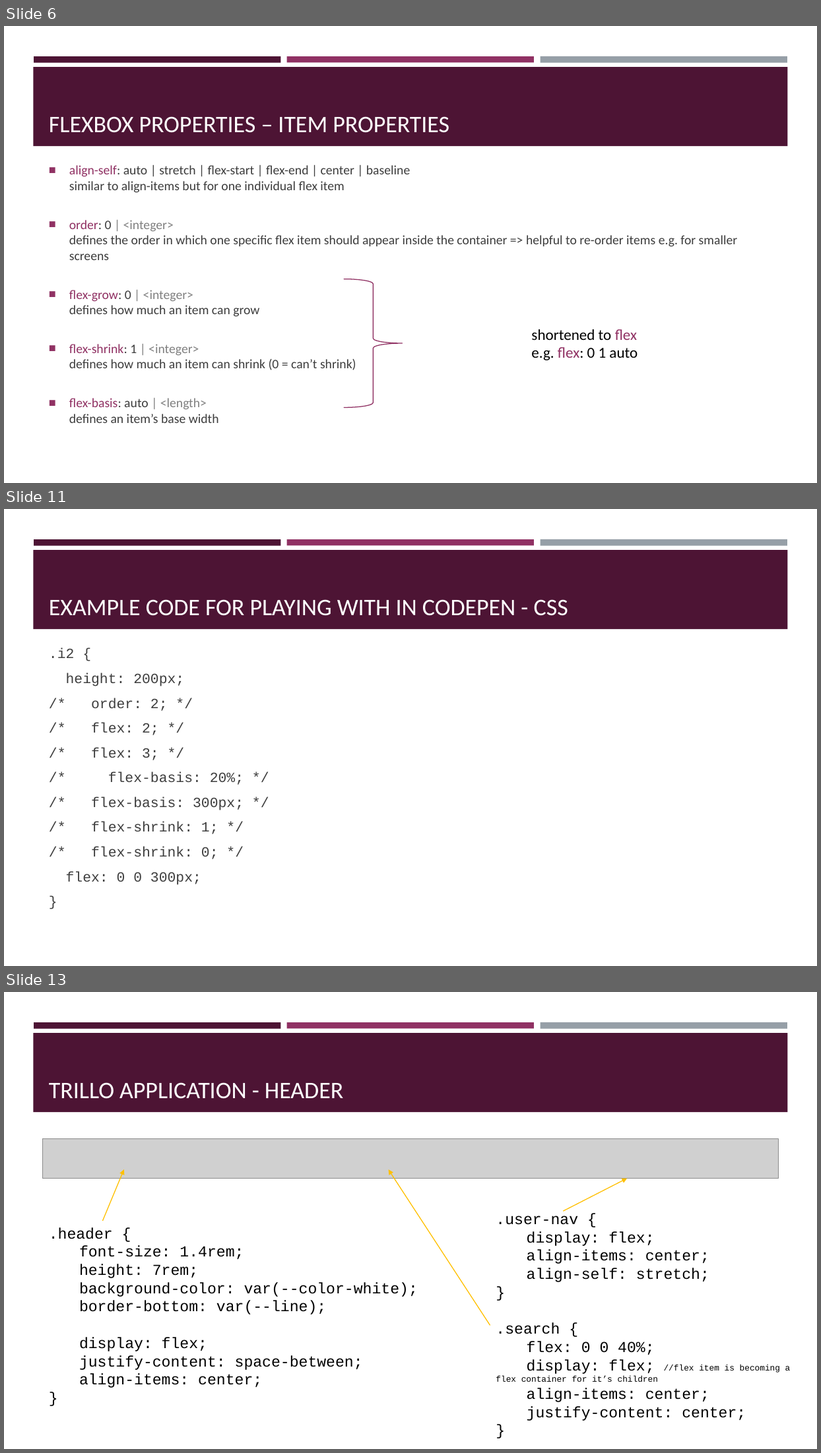
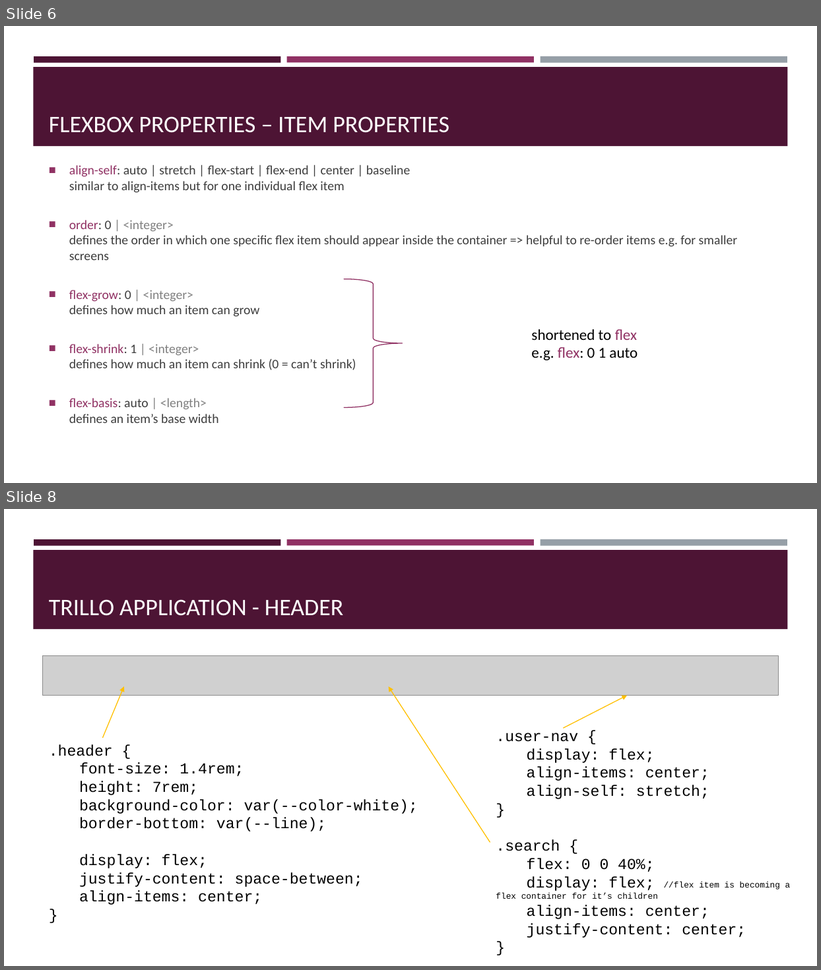
Before and after one commit to ruthlaird/advanced-css-course, a slide deck: Trillo/presentation/Trillo project - what I learnt.pptx. Shown one above the other, each under a label of ours: slides 6, 11 and 13 before the commit, slides 6 and 8 after it; the slides between them are not shown. The pictures are 821x1453 and 821x970 pixels, drawn with LibreOffice and Linux fonts; fonts in the diff are those of the drawing; grey boxes stand for pictures. Boxes give left, top, right and bottom in pixels: in the first picture for what was removed or moved away, otherwise in the second. Text is boxed around its words. In the diff, an @@ line names an element or a change of style, - is before the commit and + after.

```diff
--- a/Trillo/presentation/Trillo project - what I learnt.pptx
+++ b/Trillo/presentation/Trillo project - what I learnt.pptx
@@ slide 11 removed at (x1=4, y1=509, x2=817, y2=966), background #FFFFFF; not listed: 4 template elements that a slide beside it also shows @@
@@ title removed at (x1=49, y1=599, x2=568, y2=616) @@
-EXAMPLE CODE FOR PLAYING WITH IN CODEPEN - CSS
@@ text removed at (x1=49, y1=648, x2=244, y2=885) @@
-.i2 {
-height: 200px;
-/* order: 2; */
-/* flex: 2; */
-/* flex: 3; */
-/* flex-basis: 20%; */
-/* flex-basis: 300px; */
-/* flex-shrink: 1; */
-/* flex-shrink: 0; */
-flex: 0 0 300px;
-}
@@ what was slide 13 is now slide 8 @@
```
Also in this commit, not shown: 1 slide changed, 4 other slides removed, 14 other files.
